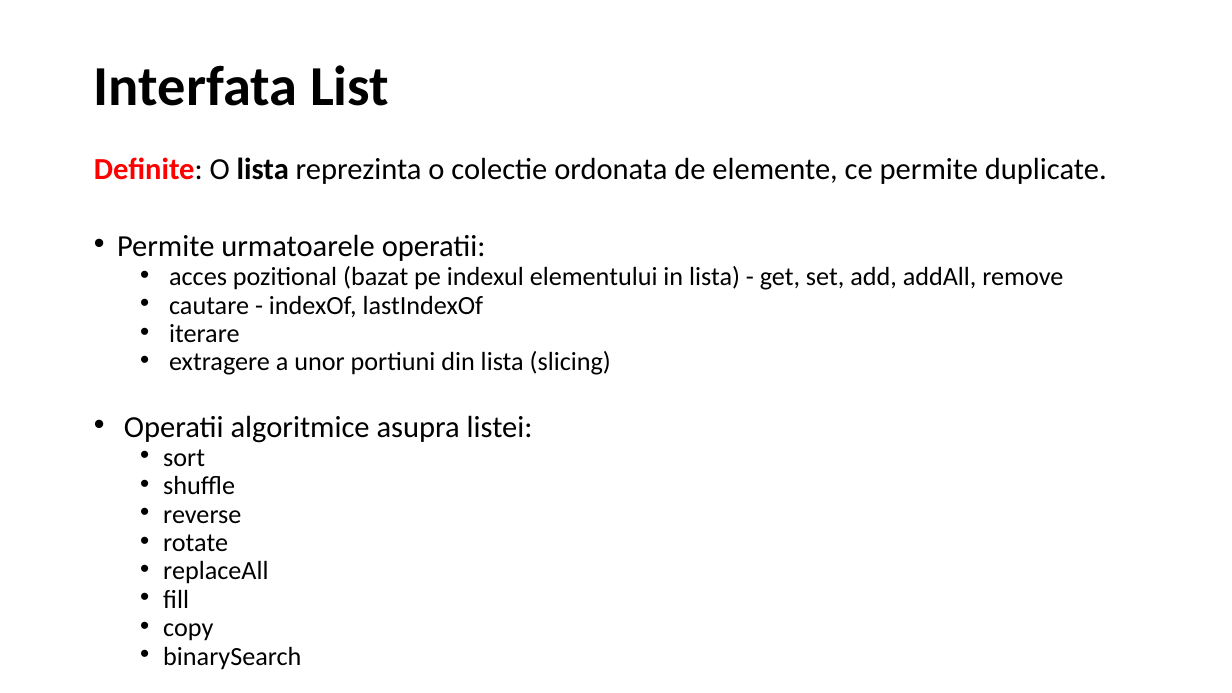
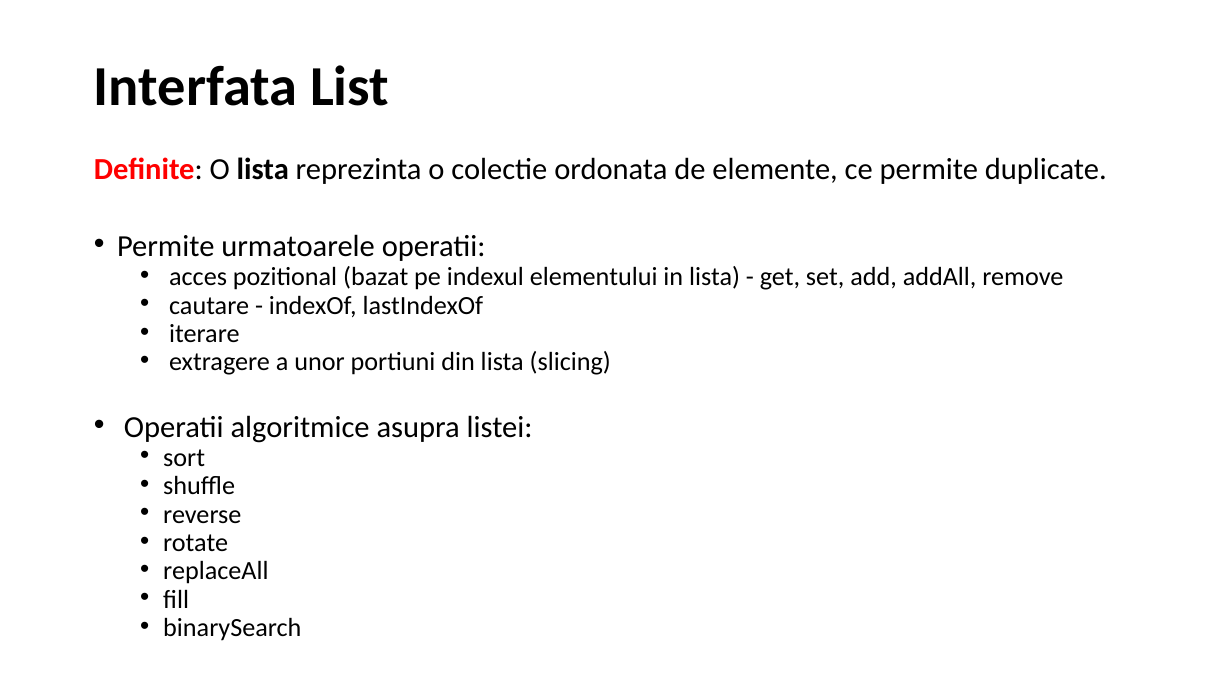
Before and after one commit to PatriciaPopa/javatraining-modulul-2, a slide deck: slide 13 of Curs3_Java_modul2.pptx. Drawn at 1232x693 pixels with LibreOffice and Linux fonts; fonts in the diff are those of the drawing. Boxes give left, top, right and bottom in pixels: in the first picture for what was removed or moved away, otherwise in the second. Text is boxed around its words. In the diff, an @@ line names an element or a change of style, - is before the commit and + after.

```diff
--- a/Curs3_Java_modul2.pptx
+++ b/Curs3_Java_modul2.pptx
@@ text at bbox=[163, 623, 213, 641]: paragraph removed @@
-  • copy
```
Also in this commit, not shown: 5 other slides changed.
